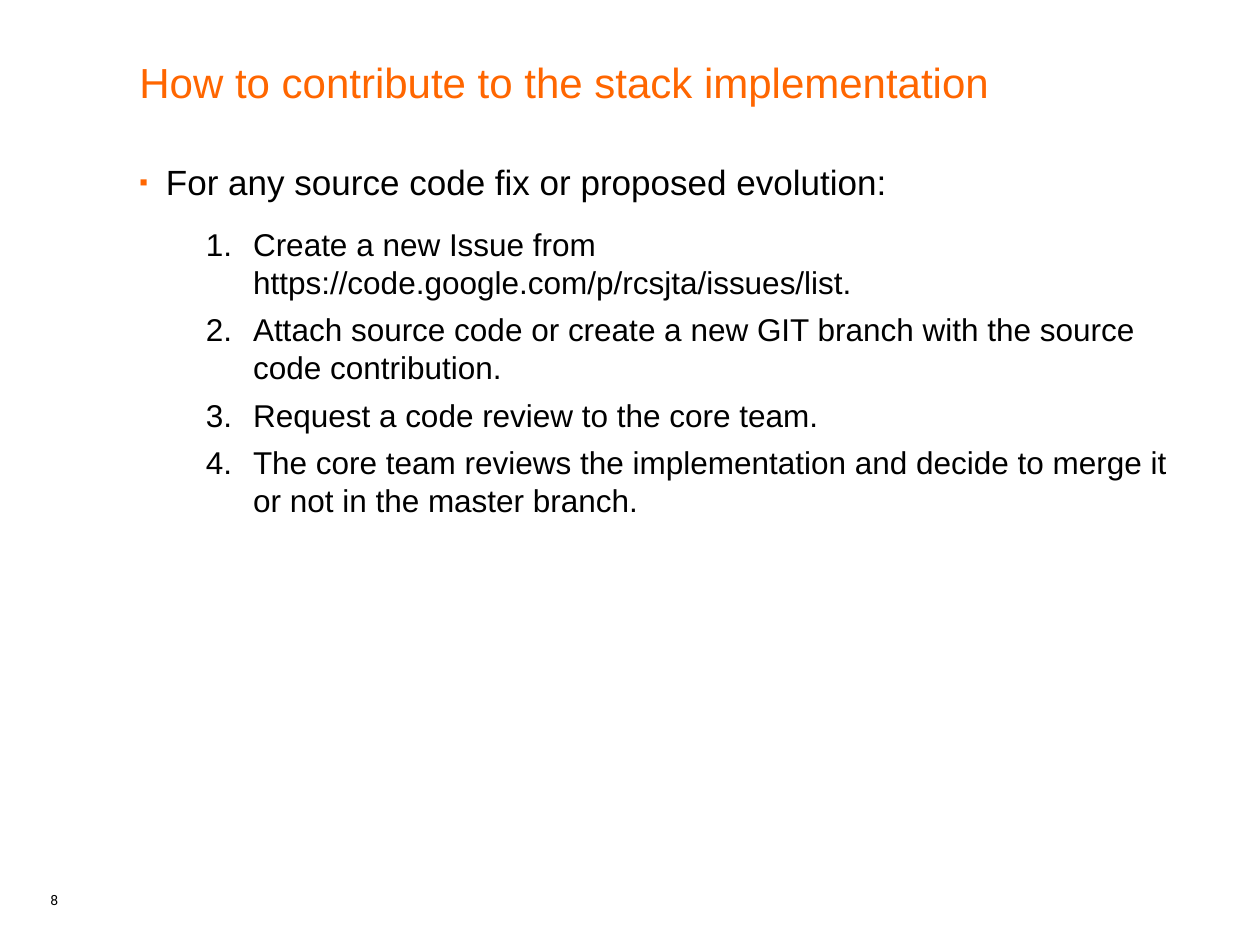
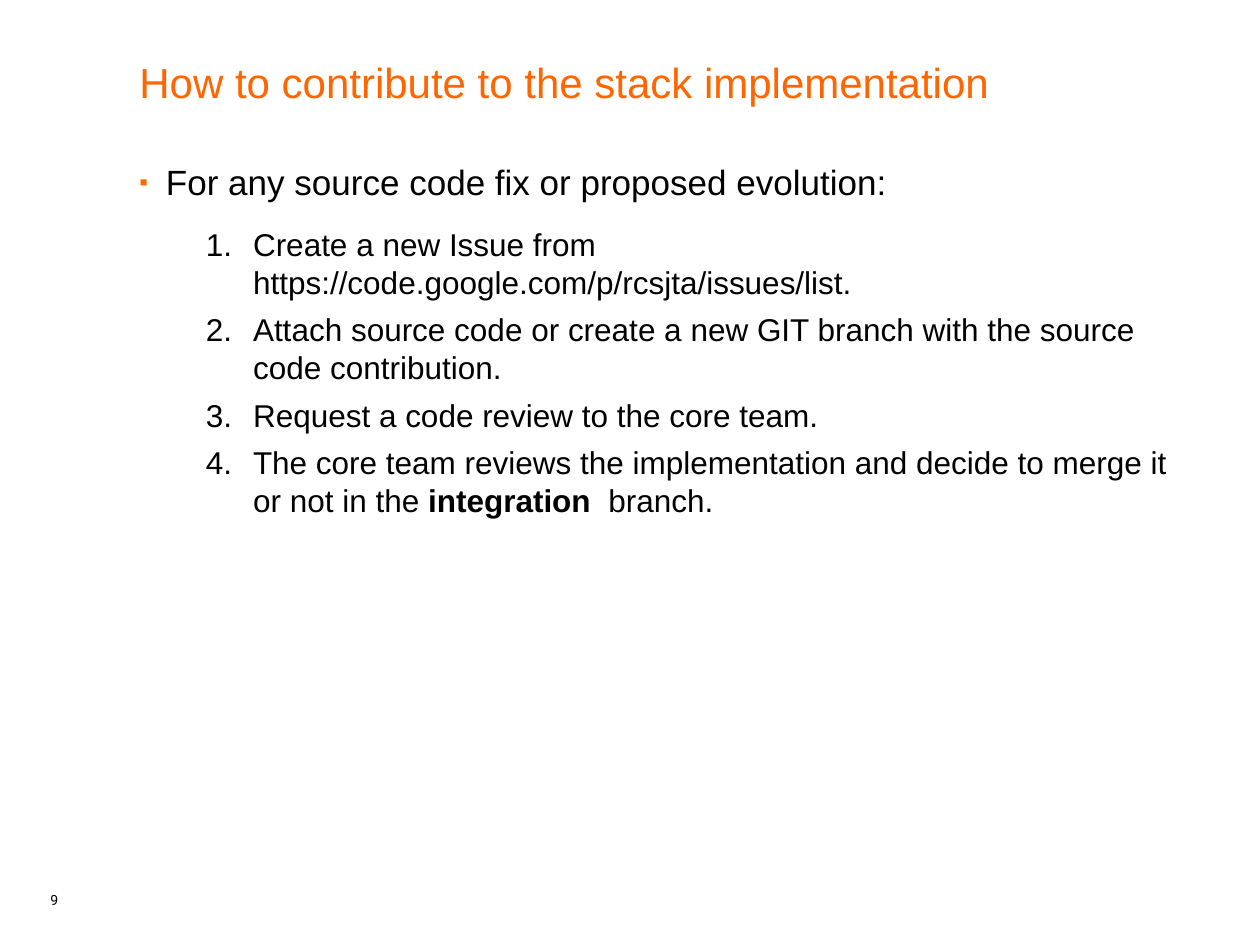
Before and after one commit to android-rcs/rcsjta, a slide deck: slide 9 of docs/RCSJTA_open_source.ppt (slide 8 before the commit). Drawn at 1260x945 pixels with LibreOffice and Linux fonts; fonts in the diff are those of the drawing. Boxes give left, top, right and bottom in pixels: in the first picture for what was removed or moved away, otherwise in the second. Text is boxed around its words. In the diff, an @@ line names an element or a change of style, - is before the commit and + after.

```diff
--- a/docs/RCSJTA_open_source.ppt
+++ b/docs/RCSJTA_open_source.ppt
@@ text at (x1=253, y1=451, x2=1167, y2=518): text changed @@
-  4. The core team reviews the implementation and decide to merge it or not in the master branch.
+  4. The core team reviews the implementation and decide to merge it or not in the integration branch.
@@ page number at (x1=50, y1=895, x2=58, y2=905): text changed @@
-8
+9
```
Also in this commit, not shown: 3 other slides changed, 1 slide added.
